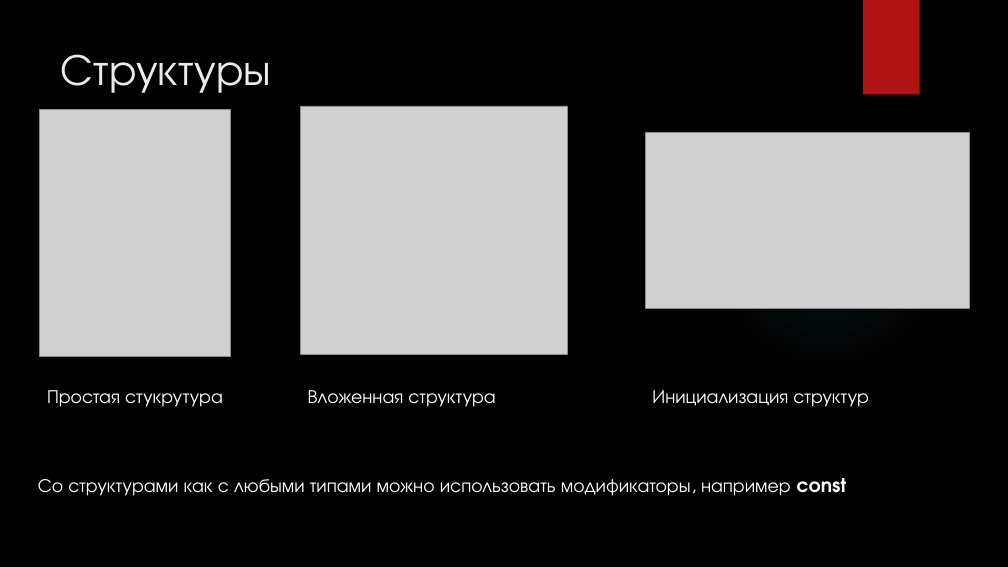
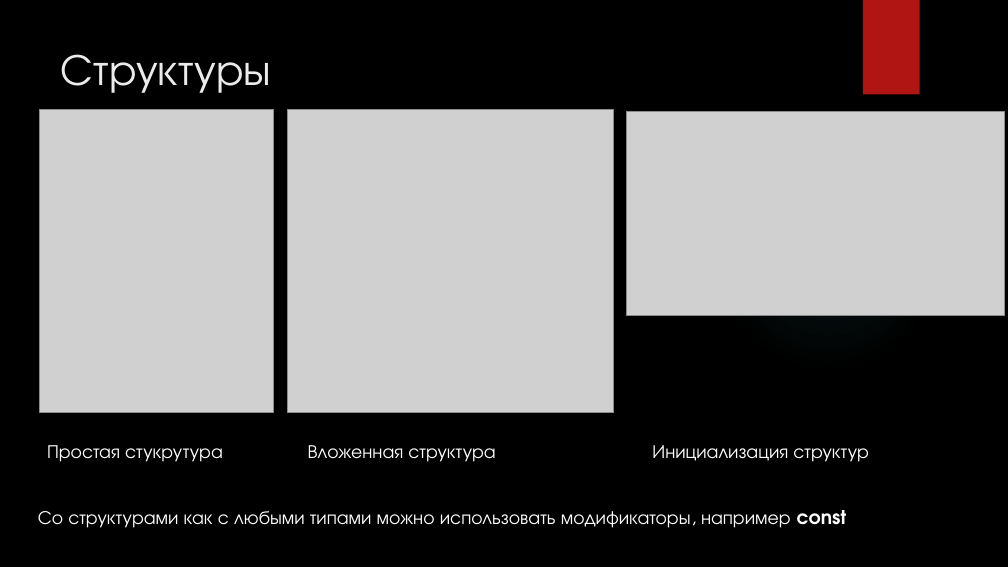
Before and after one commit to cansat-rsce/Organisation, a slide deck: slide 25 of лекции/Лекция2. Программирование на языке С (продолжение).pptx (slide 19 before the commit). Drawn at 1008x567 pixels with LibreOffice and Linux fonts; fonts in the diff are those of the drawing; grey boxes stand for pictures; background and template pictures are left out. Boxes give left, top, right and bottom in pixels: in the first picture for what was removed or moved away, otherwise in the second. Text is boxed around its words. In the diff, an @@ line names an element or a change of style, - is before the commit and + after.

```diff
--- a/лекции/Лекция2. Программирование на языке С (продолжение).pptx
+++ b/лекции/Лекция2. Программирование на языке С (продолжение).pptx
@@ picture: place and size @@
-picture at [40, 110, 231, 357]
+picture at [40, 110, 274, 413]
@@ picture: place and size @@
-picture at [300, 106, 567, 354]
+picture at [287, 110, 613, 413]
@@ picture: place and size @@
-picture at [645, 132, 969, 308]
+picture at [627, 111, 1005, 315]
@@ 3 texts: place and size @@
-3 texts at [47, 390, 868, 407]
+3 texts at [47, 445, 868, 462]
@@ text "Со структурами как с любыми ...": place and size @@
-text "Со структурами как с любыми ..." at [38, 478, 847, 496]
+text "Со структурами как с любыми ..." at [38, 510, 847, 528]
```
Also in this commit, not shown: 11 other slides changed, 28 slides added, 1 other file.
